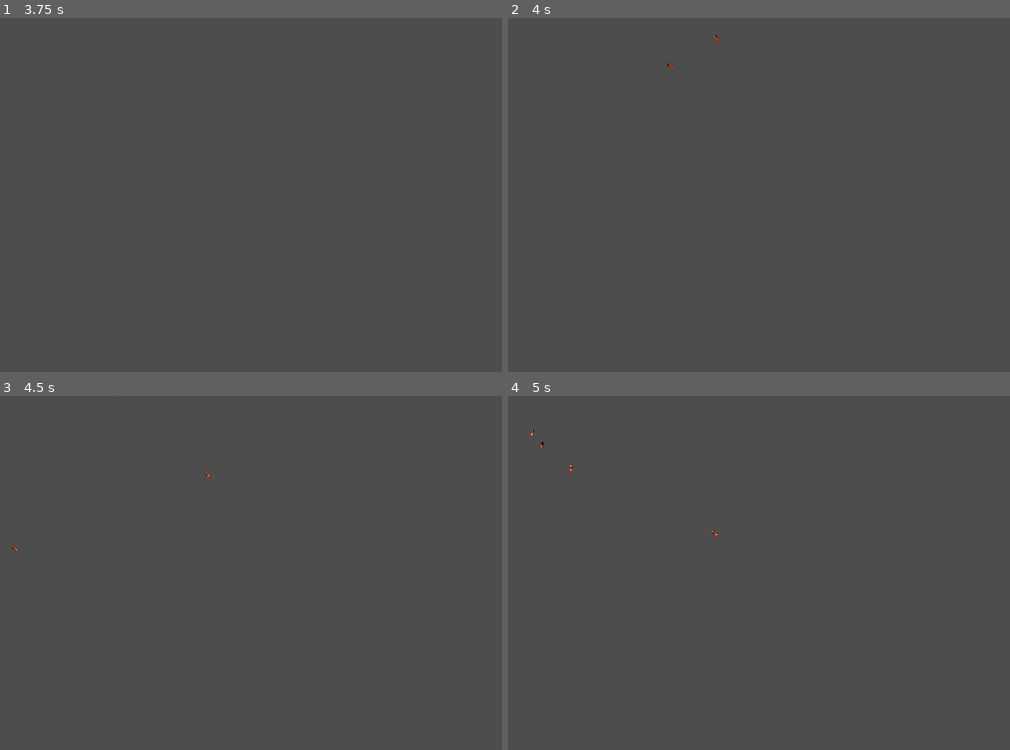
Above: before the commit, frames 1-4 (two rows, left to right).
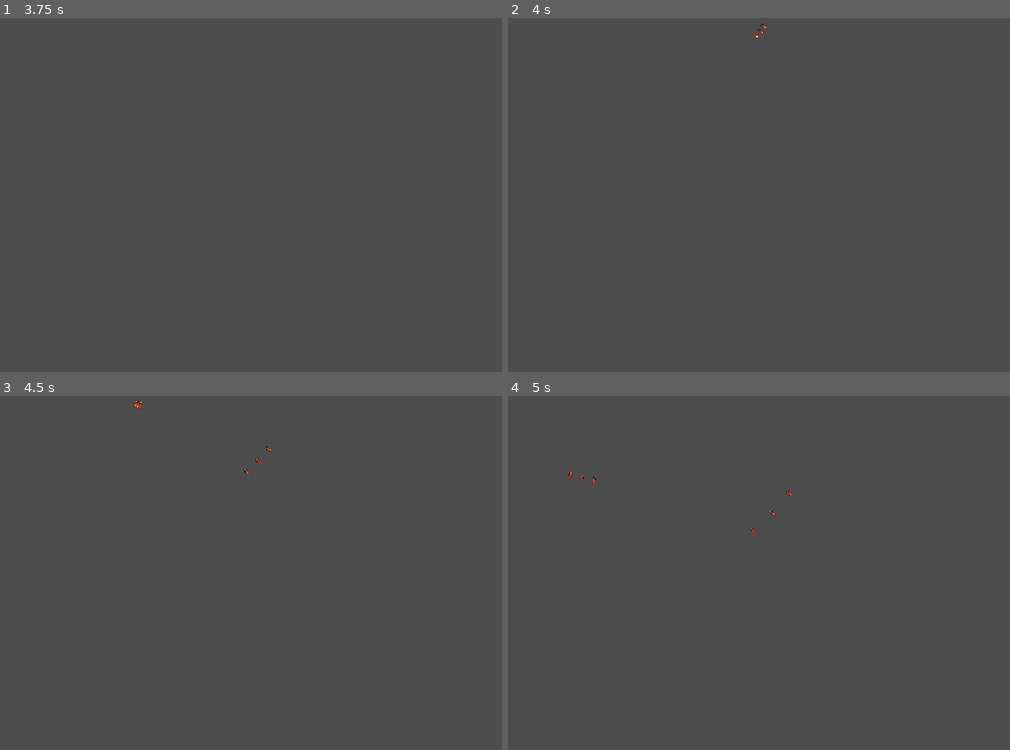
Above: after the commit, the same moments.

Repository: LenioLoz/godot-4-roundish
Game: Godot game, scene res://scenes/game_objects/player/player_1.tscn
The game is run twice, just before and just after one commit, with the same random seed, the same clock (stepped at 60 frames per second) and the same inputs. This scene is started directly instead of the project's main scene.
Inputs (mouse positions are in pixels of both pictures, inside the frame that each line leads up to):
- Up to frame 1 (3.75 s): tap Enter at 0.5, 3.5 s; move the mouse to (466, 180) at 0.52 s; press the mouse at (466, 180) at 0.53 s; hold D (move_right) 0.53-1.28 s; tap Space (dodge) at 1.25, 2.1 s; move the mouse to (195, 219) at 1.27 s; release the mouse at (195, 219) at 1.28 s; hold S (move_down) 1.28-2.03 s; right-click (195, 219) at 1.35 s; click (195, 219) at 1.42 s; move the mouse to (386, 120) at 2.02 s; hold D (move_right) 2.03-2.78 s; click (386, 120) at 2.17 s; move the mouse to (291, 272) at 2.77 s; hold W (move_up) 2.78-3.53 s; tap 1 (select_weapon_1) at 2.85 s; click (291, 272) at 2.92 s; move the mouse to (outside the picture) at 3.52 s; hold A (move_left) from 3.53 s (still down); hold 2 (select_weapon_2) from 3.53 s (still down); click (outside the picture) at 3.67 s
- Up to frame 2 (4 s): keep holding A (move_left); keep holding 2 (select_weapon_2)
- Up to frame 3 (4.5 s): keep holding A (move_left); move the mouse to (130, 523) at 4.27 s; release 2 (select_weapon_2) at 4.28 s; click (130, 523) at 4.35 s
- Up to frame 4 (5 s): keep holding A (move_left)

Frame 1 is identical in both runs. In frame 2, less than 0.1% of the frame differs, in the area x 31-52%, y 1-15%; in frame 3, less than 0.1%; in frame 4, 0.1%, in the area x 4-57%, y 9-40%.

Commit message:
fixed shotgun bullets

Diff:
--- a/scenes/weapons/bullets/shotgun_bullet/shotgun_bullet.gd
+++ b/scenes/weapons/bullets/shotgun_bullet/shotgun_bullet.gd
@@ -6,7 +6,7 @@
 var pos:Vector2
 var rotat:float
 var dir:float
-var speed = 2.5
+var speed = 150
 var direction = Vector2.RIGHT
 @export var base_damage: int = 10
 var damage_mul: float = 1.0
@@ -24,11 +24,9 @@
 	# Remove bullet when it hits a hurtbox (enemy)
 	hitbox_component.area_entered.connect(_on_hitbox_area_entered)
 
-
 # Called every frame. 'delta' is the elapsed time since the previous frame.
 func _physics_process(delta: float) -> void:
-	velocity = direction * speed
-	move_and_collide(velocity)
+	position += transform.x * speed * delta
 
 
 func on_timer_timeout():
--- a/scenes/weapons/shotgun/shotgun_body.gd
+++ b/scenes/weapons/shotgun/shotgun_body.gd
@@ -131,38 +131,35 @@
 	var spread: float = deg_to_rad(pellet_spread_deg)
 	# Start with raw spawn (no mirroring)
 	var spawn_pos_raw: Vector2 = $BulletPosition.global_position
-	# Compute a provisional base angle from click (preferred) or current mouse
-	var base_angle: float
+	# Compute a provisional click angle from queued aim or current mouse
+	var click_angle: float
 	if _has_queued_aim and _queued_aim_dir != Vector2.ZERO:
-		base_angle = _queued_aim_dir.angle()
-	else:
-		base_angle = (get_global_mouse_position() - spawn_pos_raw).angle()
-	# Mirror BulletPosition's local Y when aiming left to match sprite flipping
+		click_angle = _queued_aim_dir.angle()
+	else:
+		click_angle = (get_global_mouse_position() - spawn_pos_raw).angle()
+	# Mirror local muzzle Y when aiming left to match sprite framing, then convert to world
 	var local_muzzle: Vector2 = $BulletPosition.position
-	var facing_left: bool = cos(base_angle) < 0.0
-	if facing_left:
+	if cos(click_angle) < 0.0:
 		local_muzzle.y = -local_muzzle.y
 	var spawn_pos: Vector2 = to_global(local_muzzle)
-	# Safe forward offset so pellets spawn slightly ahead of the muzzle
-	var forward: Vector2 = Vector2.RIGHT.rotated(base_angle)
-	spawn_pos += forward * 10.0
-	# If we didn't have a queued aim, refine base angle using the mirrored spawn
-	if not _has_queued_aim or _queued_aim_dir == Vector2.ZERO:
-		base_angle = (get_global_mouse_position() - spawn_pos).angle()
+	# Small forward offset so pellets spawn ahead of the muzzle along click angle
+	spawn_pos += Vector2.RIGHT.rotated(click_angle) * 10.0
+	# Keep click_angle as the single source; do not re-evaluate after mirroring
 	var count: int = max(1, bullet_count)
 	var specs: Array = []
 	if count == 1:
-		specs.append({
-			"pos": spawn_pos,
-			"rot": base_angle,
+			specs.append({
+				"pos": spawn_pos,
+				"rot": click_angle,
 			"speed_mul": speed_mul,
 			"size_mul": size_mul,
 			"dmg_mul": dmg_mul,
 		})
 	else:
-		var increment = spread / (bullet_count - 1)
+		var increment: float = (spread / float(count - 1)) if count > 1 else 0.0
+		var start: float = click_angle - spread * 0.5
 		for i in range(count):
-			var rot_i = (global_rotation) + increment * i - spread / 2.0
+			var rot_i: float = start + increment * i
 			specs.append({
 				"pos": spawn_pos,
 				"rot": rot_i,
@@ -182,7 +179,7 @@
 	if anim_player and anim_player.has_animation("shoot_animation"):
 		anim_player.play("shoot_animation")
 
-@rpc("any_peer", "call_local")
+@rpc("any_peer", "call_local", "unreliable")
 func rpc_spawn_shotgun_pellets(specs: Array) -> void:
 	# Only accept spawns from the owning player's authority (or local call)
 	var sender_id := multiplayer.get_remote_sender_id()
Not shown, changed: TestGodot.exe
